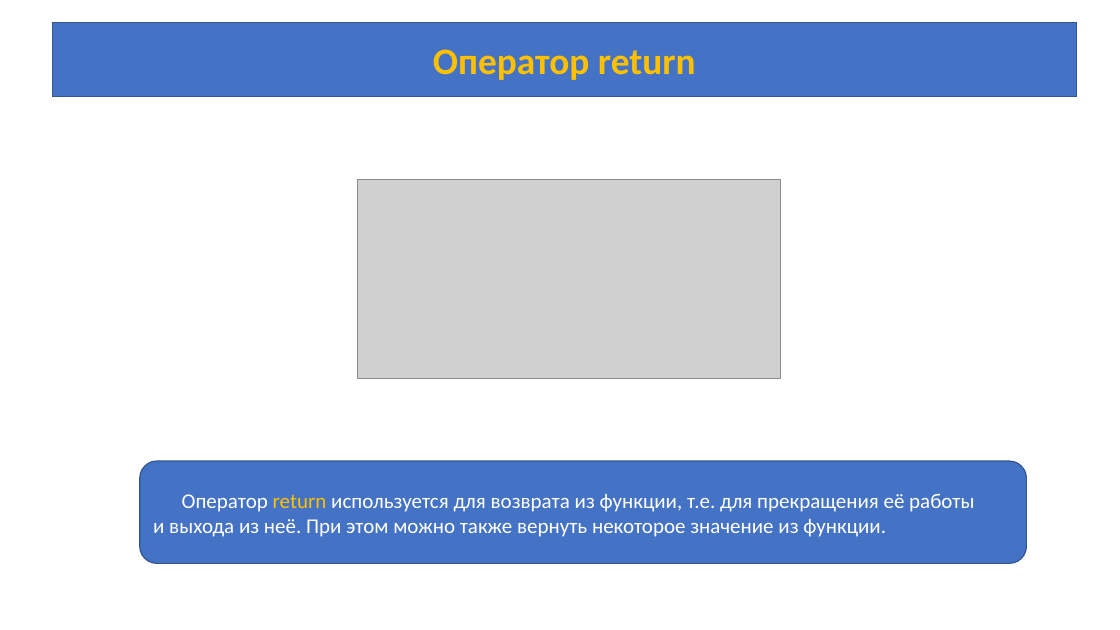
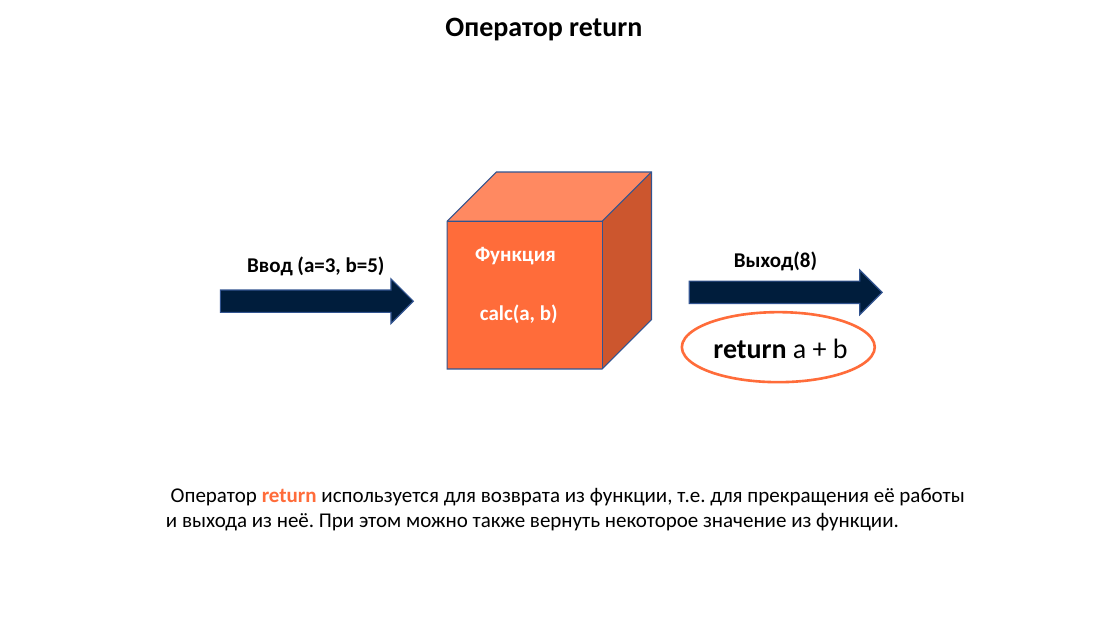
Before and after one commit to azamat7087/python_lessons_ver.2, a slide deck: slide 8 of lesson 5/Lesson_5.pptx. Drawn at 1120x630 pixels with LibreOffice and Linux fonts; fonts in the diff are those of the drawing; grey boxes stand for pictures. Boxes give left, top, right and bottom in pixels: in the first picture for what was removed or moved away, otherwise in the second. Text is boxed around its words. In the diff, an @@ line names an element or a change of style, - is before the commit and + after.

Commit message:
ls 5 presentation

```diff
--- a/lesson 5/Lesson_5.pptx
+++ b/lesson 5/Lesson_5.pptx
@@ text "Оператор return": place and size @@
-text "Оператор return" at (52,23,1076,97)
+text "Оператор return" at (445,17,642,41)
@@ text "Оператор return" at (445,17,642,41): size 32 to 24 pt, text colour #FFC000 to #000000, letter outline #FFC000 1 pt to none; alignment centre to left; vertical alignment middle to top; fill #4472C4 to none; outline #325491 1 pt to none @@
@@ cube added at (447,172,651,369), fill #FF6C3A, outline #325491 1 pt @@
@@ picture removed at (358,180,781,379) @@
@@ text added at (247,256,385,276), 18 pt, text #000000, bold @@
+Ввод (a=3, b=5)
@@ text added at (475,247,556,265), 18 pt, text #FFFFFF, bold @@
+Функция
@@ text added at (734,251,817,271), 18 pt, text #000000, bold @@
+Выход(8)
@@ right arrow added at (220,279,413,323), fill #001D3C, outline #325491 1 pt @@
@@ right arrow added at (690,270,883,314), fill #001D3C, outline #325491 1 pt @@
@@ text added at (480,304,558,323), 18 pt, text #FFFFFF, bold @@
+calc(a, b)
@@ ellipse added at (682,313,875,382), outline #FF6C3A 2.25 pt @@
@@ text added at (713,338,848,359), 24 pt, text #000000, bold @@
+return a + b
@@ text "Оператор return используется для возврата ...": place and size @@
-text "Оператор return используется для возврата ..." at (139,461,1027,564)
+text "Оператор return используется для возврата ..." at (166,487,964,531)
@@ text "Оператор return используется для возврата ..." at (166,487,964,531): text colour #FFFFFF to #000000; text colour #FFC000 to #FF6C3A, bold on in "return"; vertical alignment middle to top; fill #4472C4 to none; outline #325491 1 pt to none @@
```
Also in this commit, not shown: 4 other slides changed, 6 slides added.
